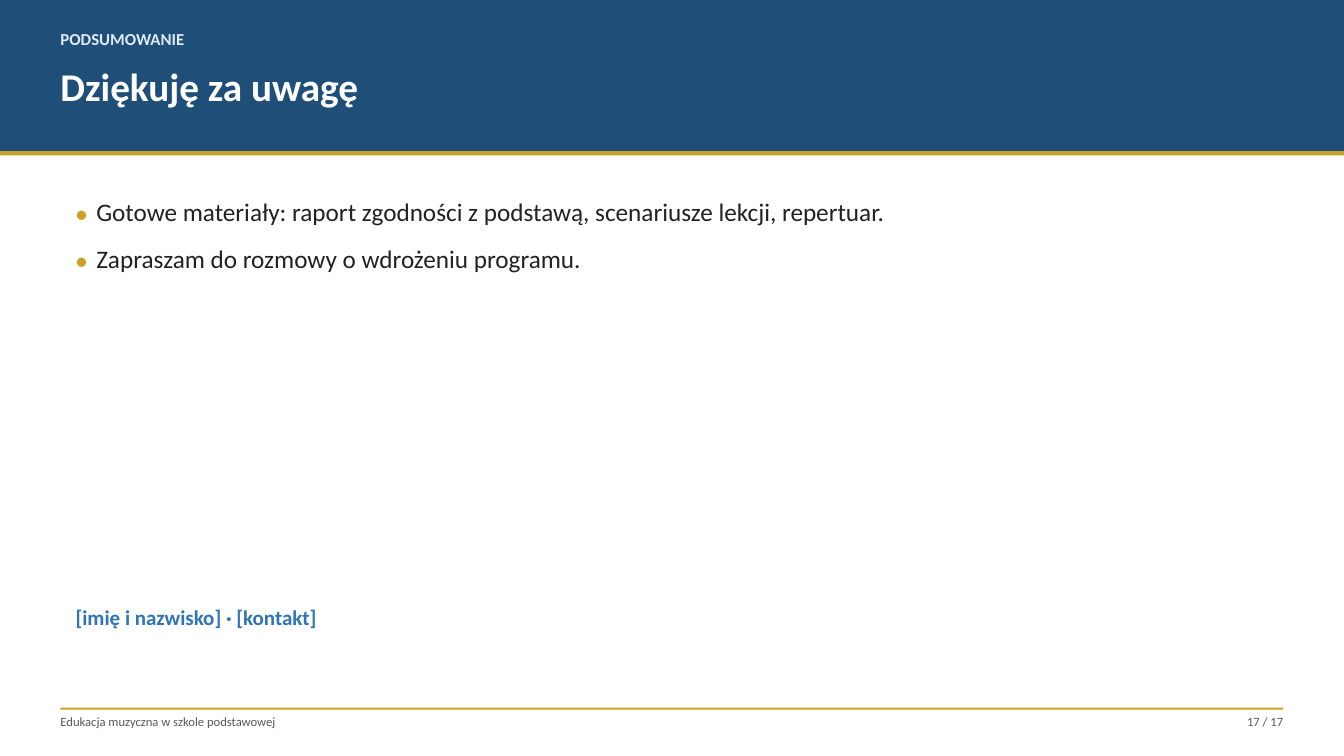
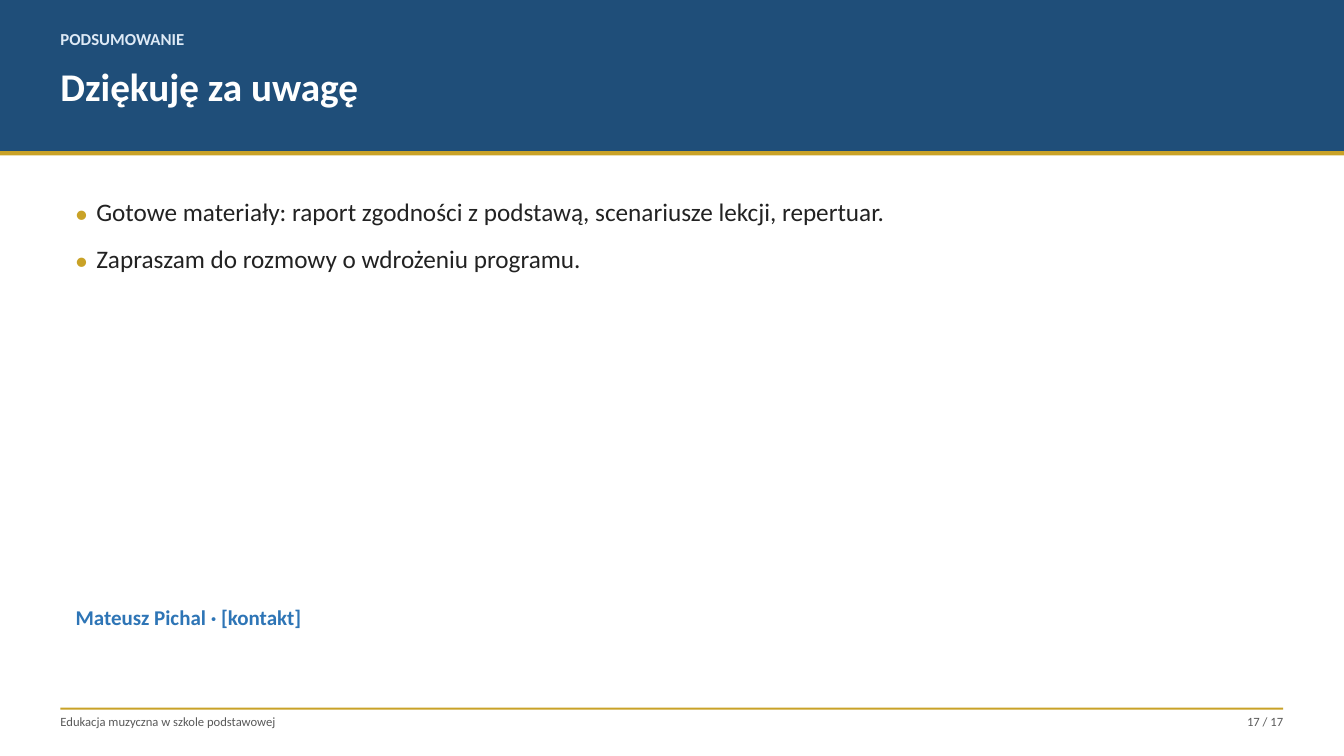
Before and after one commit to thoughful-engin33ring/llama.cpp, a slide deck: slide 17 of edukacja-muzyczna-szkola-podstawowa/prezentacja/Prezentacja-edukacja-muzyczna.pptx. Drawn at 1344x756 pixels with LibreOffice and Linux fonts; fonts in the diff are those of the drawing. Boxes give left, top, right and bottom in pixels: in the first picture for what was removed or moved away, otherwise in the second. Text is boxed around its words. In the diff, an @@ line names an element or a change of style, - is before the commit and + after.

```diff
--- a/edukacja-muzyczna-szkola-podstawowa/prezentacja/Prezentacja-edukacja-muzyczna.pptx
+++ b/edukacja-muzyczna-szkola-podstawowa/prezentacja/Prezentacja-edukacja-muzyczna.pptx
@@ text at (76, 609, 301, 628): text changed @@
-[imię i nazwisko] · [kontakt]
+Mateusz Pichal · [kontakt]
```
Also in this commit, not shown: 1 other slide changed, 12 other files.
